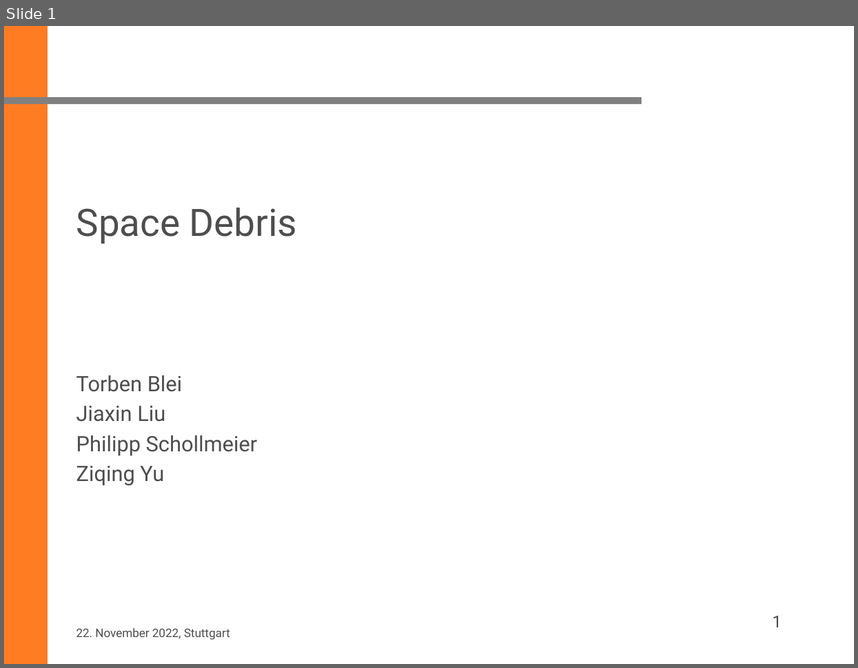
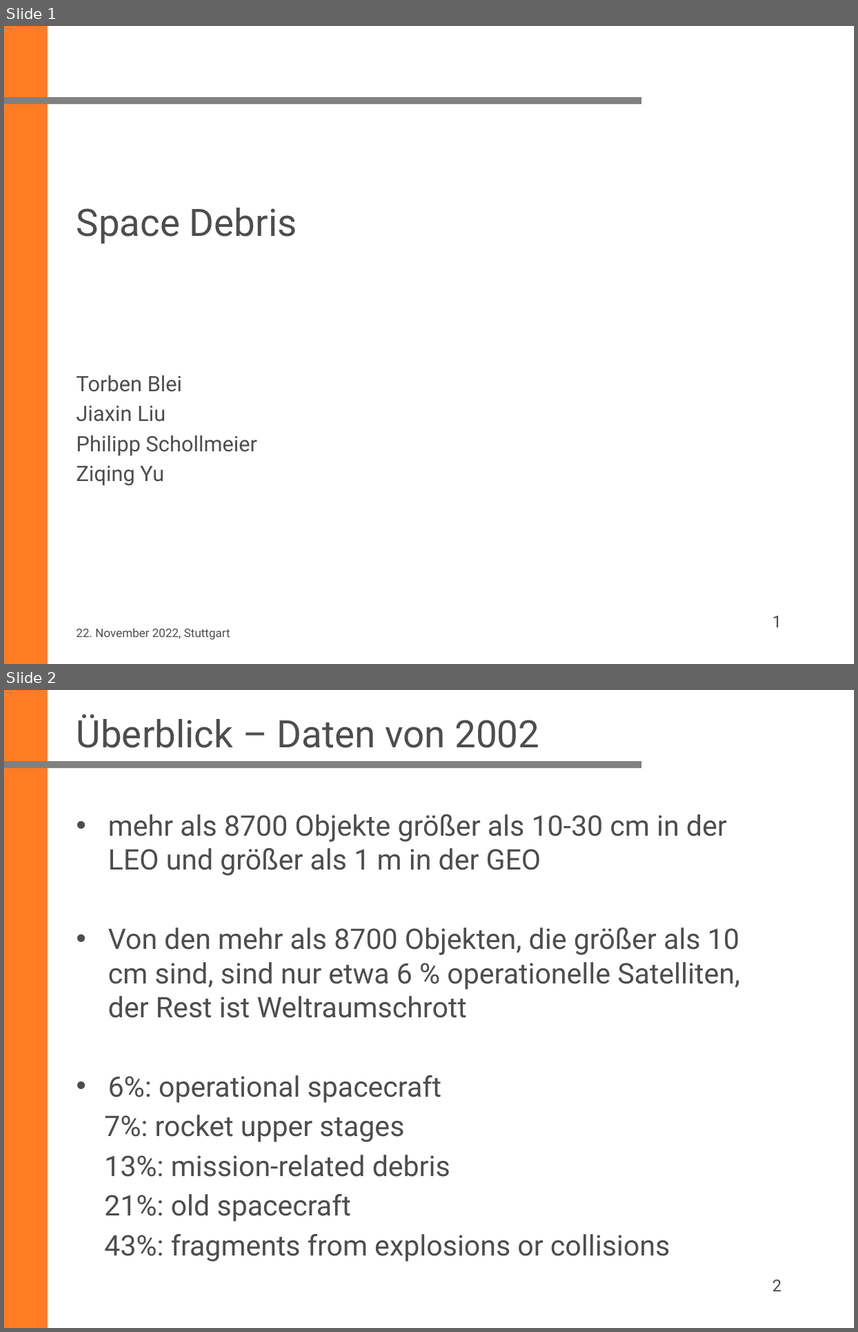
Before and after one commit to ziqing97/Seminar-Aktuelle-Geodaetische-Satelliten-missionen, a slide deck: Project_Space_Debris/vortrag/20221219_Liu.pptx. Shown one above the other, each under a label of ours: slide 1 before the commit, slides 1 and 2 after it. The pictures are 858x668 and 858x1332 pixels, drawn with LibreOffice and Linux fonts; fonts in the diff are those of the drawing; background and template pictures are left out. Boxes give left, top, right and bottom in pixels: in the first picture for what was removed or moved away, otherwise in the second. Text is boxed around its words. In the diff, an @@ line names an element or a change of style, - is before the commit and + after.

Commit message:
Folien von Liu
Space debris analysis

```diff
--- a/Project_Space_Debris/vortrag/20221219_Liu.pptx
+++ b/Project_Space_Debris/vortrag/20221219_Liu.pptx
@@ slide 2 added at (x1=4, y1=690, x2=854, y2=1328), background #FFFFFF; not listed: 2 template elements that a slide beside it also shows @@
@@ title added at (x1=76, y1=714, x2=539, y2=748), 32 pt, text #4D4D4D @@
+Überblick – Daten von 2002
@@ text added at (x1=104, y1=814, x2=740, y2=1261), 24 pt, text #4D4D4D @@
+• mehr als 8700 Objekte größer als 10-30 cm in der LEO und größer als 1 m in der GEO
+• Von den mehr als 8700 Objekten, die größer als 10 cm sind, sind nur etwa 6 % operationelle Satelliten, der Rest ist Weltraumschrott
+• 6%: operational spacecraft
+7%: rocket upper stages
+13%: mission-related debris
+21%: old spacecraft
+43%: fragments from explosions or collisions
@@ page number added at (x1=773, y1=1279, x2=782, y2=1291), 14 pt, text #4D4D4D @@
+2
```
Also in this commit, not shown: 5 other slides added.
